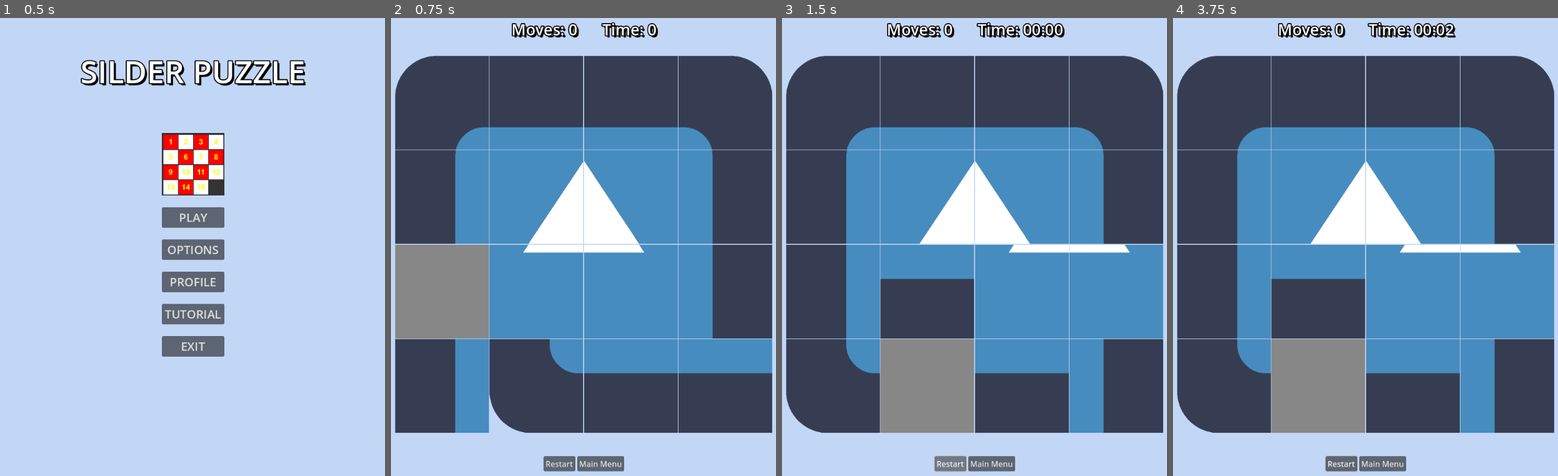
Above: before the commit, frames 1-4 (left to right).
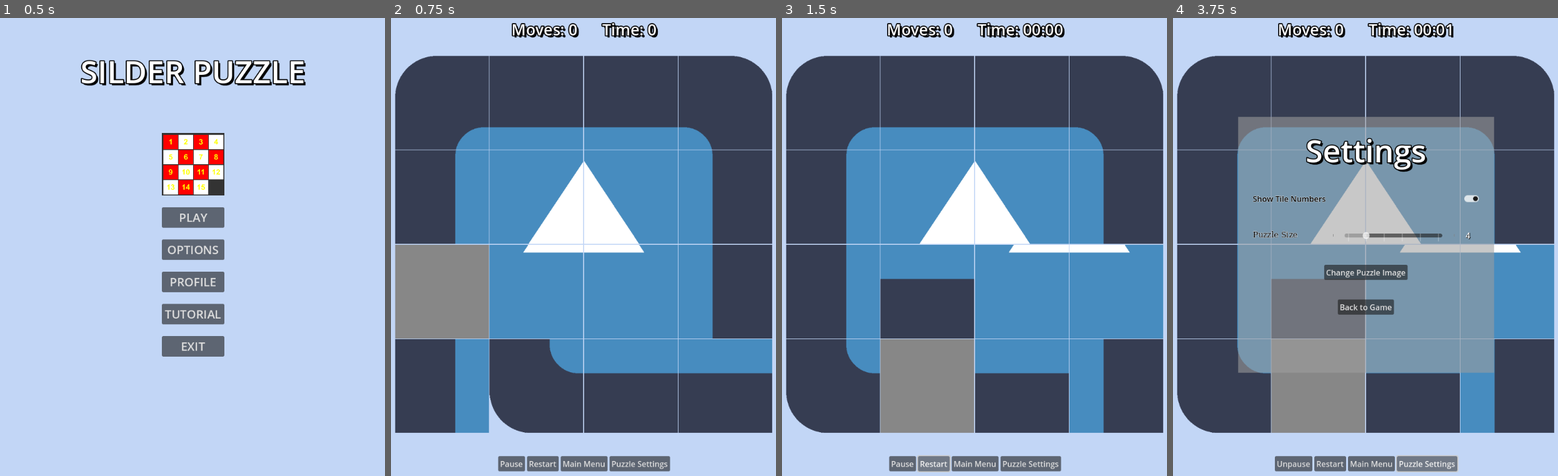
Above: after the commit, the same moments.

Repository: Lorenz-127/15_puzzle
Game: Godot game, scene res://Scenes/Main_Menu/main_menu.tscn
Same seed, same stepped clock (60 frames per second), same inputs: the game is played once before the commit and once after it. The engine's default icon, where the game draws it, is replaced by a stand-in: a white triangle on a blue panel in a dark square.
Inputs (mouse positions are in pixels of both pictures, inside the frame that each line leads up to):
- Up to frame 1 (0.5 s): no input
- Up to frame 2 (0.75 s): click "PLAY" at 0.5 s
- Up to frame 3 (1.5 s): click "Restart" at 1.25 s
- Up to frame 4 (3.75 s): click (1292, 462) at 2 s, where only the run after the commit has a clickable "Pause"; click (1292, 462) at 2.75 s, where only the run after the commit has a clickable "Unpause"; click (1423, 462) at 3.5 s, where only the run after the commit has a clickable "Puzzle Settings"

Frame 1 is identical in both runs. In frame 2, 1.0% of the frame differs, in the area x 27-73%, y 95-100%; in frame 3, 1.0%; in frame 4, 36%, in the area x 16-84%, y 1-100%.

Commit message:
Add pause function

Diff:
--- a/Scenes/In_Game_Menu/in_game_menu.gd
+++ b/Scenes/In_Game_Menu/in_game_menu.gd
@@ -5,17 +5,28 @@
 @onready var time_label = $MarginContainer/VBoxContainer/HBoxContainer/Time
 @onready var restart_btn = $MarginContainer/HBoxContainer2/RestartGameBtn
 @onready var main_menu_btn = $MarginContainer/HBoxContainer2/MainMenuBtn
+@onready var puzzle_settings_btn = $MarginContainer/HBoxContainer2/PuzzleSettingsBtn
+@onready var pause_game_btn = $MarginContainer/HBoxContainer2/PauseGameBtn
+@onready var animation_player = $AnimationPlayer
+
+var settings_scene: PackedScene = preload("res://Scenes/In_Game_Settings/in_game_settings.tscn")
+var settings_instance: Control = null
 
 var time_elapsed = 0
 var timer: Timer
+var is_paused = false
+var was_paused_before_settings = false
 
 func _ready():
 	connect_signals()
 	setup_timer()
+	setup_pause_group()
 
 func connect_signals():
 	restart_btn.pressed.connect(on_restart_pressed)
 	main_menu_btn.pressed.connect(on_main_menu_pressed)
+	puzzle_settings_btn.pressed.connect(on_SettingsButton_pressed)
+	pause_game_btn.pressed.connect(on_pause_game_pressed)
 	game.connect("move_made", on_move_made)
 	game.connect("puzzle_solved", on_puzzle_solved)
 
@@ -27,13 +38,36 @@
 	add_child(timer)
 	timer.start()
 
+func setup_pause_group():
+	game.add_to_group("Pausable")
+	timer.add_to_group("Pausable")
+
 func on_restart_pressed():
-	game.start_game()  # Call start_game() on the game instance
+	game.start_game()
 	reset_ui()
-	timer.start()  # Restart the timer
+	timer.start()
+	unpause_game()
 
 func on_main_menu_pressed():
 	get_tree().change_scene_to_file("res://Scenes/Main_Menu/main_menu.tscn")
+
+func on_SettingsButton_pressed():
+	was_paused_before_settings = is_paused
+	pause_game()
+	if not settings_instance:
+		settings_instance = settings_scene.instantiate()
+		add_child(settings_instance)
+		settings_instance.settings_closed.connect(on_settings_closed)
+
+func on_settings_closed():
+	settings_instance = null
+	if not was_paused_before_settings:
+		unpause_game()
+
+func on_SettingsScreen_hide_settings():
+	animation_player.play_backwards("show_settings")
+	if not was_paused_before_settings:
+		unpause_game()
 
 func on_move_made(moves):
 	moves_label.text = "Moves: " + str(moves)
@@ -55,3 +89,27 @@
 	time_elapsed = 0
 	update_time_label()
 	moves_label.text = "Moves: 0"
+
+func on_pause_game_pressed():
+	if is_paused:
+		unpause_game()
+	else:
+		pause_game()
+
+func pause_game():
+	if not is_paused:
+		is_paused = true
+		get_tree().call_group("Pausable", "set_process", false)
+		get_tree().call_group("Pausable", "set_physics_process", false)
+		get_tree().call_group("Pausable", "set_process_input", false)
+		timer.paused = true
+		pause_game_btn.text = "Unpause"
+
+func unpause_game():
+	if is_paused:
+		is_paused = false
+		get_tree().call_group("Pausable", "set_process", true)
+		get_tree().call_group("Pausable", "set_physics_process", true)
+		get_tree().call_group("Pausable", "set_process_input", true)
+		timer.paused = false
+		pause_game_btn.text = "Pause"
--- a/Scenes/In_Game_Menu/in_game_menu.tscn
+++ b/Scenes/In_Game_Menu/in_game_menu.tscn
@@ -1,11 +1,41 @@
-[gd_scene load_steps=4 format=3 uid="uid://q6rydfkmibjq"]
+[gd_scene load_steps=9 format=3 uid="uid://q6rydfkmibjq"]
 
 [ext_resource type="Script" path="res://Scenes/In_Game_Menu/in_game_menu.gd" id="1_a2ngh"]
 [ext_resource type="PackedScene" uid="uid://ce3dol4usu4yl" path="res://Scenes/game/game.tscn" id="1_j66xf"]
+[ext_resource type="PackedScene" uid="uid://cxeeymv3mrli" path="res://Scenes/In_Game_Settings/in_game_settings.tscn" id="3_pbdyh"]
 
 [sub_resource type="SystemFont" id="SystemFont_ugkqd"]
 font_names = PackedStringArray("Impact")
 subpixel_positioning = 0
+
+[sub_resource type="Animation" id="Animation_3pghc"]
+length = 0.001
+
+[sub_resource type="Animation" id="Animation_n3ai2"]
+resource_name = "puzzle_settings"
+
+[sub_resource type="Animation" id="Animation_bppbb"]
+resource_name = "show_settings"
+length = 0.2
+tracks/0/type = "value"
+tracks/0/imported = false
+tracks/0/enabled = true
+tracks/0/path = NodePath("InGameSettings:position")
+tracks/0/interp = 2
+tracks/0/loop_wrap = true
+tracks/0/keys = {
+"times": PackedFloat32Array(0, 0.2),
+"transitions": PackedFloat32Array(1, 1),
+"update": 0,
+"values": [Vector2(0, 1050), Vector2(0, 0)]
+}
+
+[sub_resource type="AnimationLibrary" id="AnimationLibrary_0foyc"]
+_data = {
+"RESET": SubResource("Animation_3pghc"),
+"puzzle_settings": SubResource("Animation_n3ai2"),
+"show_settings": SubResource("Animation_bppbb")
+}
 
 [node name="InGameMenu" type="Control"]
 layout_mode = 3
@@ -80,6 +110,10 @@
 size_flags_horizontal = 4
 size_flags_vertical = 8
 
+[node name="PauseGameBtn" type="Button" parent="MarginContainer/HBoxContainer2"]
+layout_mode = 2
+text = "Pause"
+
 [node name="RestartGameBtn" type="Button" parent="MarginContainer/HBoxContainer2"]
 layout_mode = 2
 text = "Restart"
@@ -87,3 +121,17 @@
 [node name="MainMenuBtn" type="Button" parent="MarginContainer/HBoxContainer2"]
 layout_mode = 2
 text = "Main Menu"
+
+[node name="PuzzleSettingsBtn" type="Button" parent="MarginContainer/HBoxContainer2"]
+layout_mode = 2
+text = "Puzzle Settings"
+
+[node name="AnimationPlayer" type="AnimationPlayer" parent="."]
+libraries = {
+"": SubResource("AnimationLibrary_0foyc")
+}
+
+[node name="InGameSettings" parent="." instance=ExtResource("3_pbdyh")]
+layout_mode = 1
+offset_top = 1050.0
+offset_bottom = 1050.0
--- /dev/null
+++ b/Scenes/In_Game_Settings/in_game_settings.gd
@@ -0,0 +1,15 @@
+extends Control
+
+signal settings_closed
+
+@onready var back_btn = $SettingsContainer/MarginContainer/VBoxContainer/BackBtn
+
+func _ready():
+	connect_signals()
+
+func connect_signals():
+	back_btn.pressed.connect(on_back_btn_pressed)
+
+func on_back_btn_pressed():
+	settings_closed.emit()  # Use the new syntax to emit the signal
+	queue_free()  # Remove the settings scene
--- /dev/null
+++ b/Scenes/In_Game_Settings/in_game_settings.tscn
@@ -0,0 +1,177 @@
+[gd_scene load_steps=8 format=3 uid="uid://cxeeymv3mrli"]
+
+[ext_resource type="FontFile" uid="uid://cee41gbx4l7p7" path="res://Assets/fonts/roboto_r_16.tres" id="1_04k6i"]
+[ext_resource type="Script" path="res://Scenes/In_Game_Settings/in_game_settings.gd" id="1_72aoq"]
+
+[sub_resource type="FontVariation" id="FontVariation_yewfp"]
+
+[sub_resource type="FontFile" id="FontFile_8im7c"]
+subpixel_positioning = 0
+msdf_pixel_range = 14
+msdf_size = 128
+cache/0/16/0/ascent = 0.0
+cache/0/16/0/descent = 0.0
+cache/0/16/0/underline_position = 0.0
+cache/0/16/0/underline_thickness = 0.0
+cache/0/16/0/scale = 1.0
+cache/0/32/0/ascent = 0.0
+cache/0/32/0/descent = 0.0
+cache/0/32/0/underline_position = 0.0
+cache/0/32/0/underline_thickness = 0.0
+cache/0/32/0/scale = 1.0
+
+[sub_resource type="Theme" id="Theme_ooq4r"]
+
+[sub_resource type="SystemFont" id="SystemFont_btr5c"]
+subpixel_positioning = 0
+
+[sub_resource type="Theme" id="Theme_5fykn"]
+default_font = SubResource("SystemFont_btr5c")
+default_font_size = 16
+
+[node name="InGameSettings" type="Control"]
+layout_mode = 3
+anchors_preset = 15
+anchor_right = 1.0
+anchor_bottom = 1.0
+grow_horizontal = 2
+grow_vertical = 2
+script = ExtResource("1_72aoq")
+
+[node name="SettingsContainer" type="MarginContainer" parent="."]
+layout_mode = 1
+anchors_preset = 15
+anchor_right = 1.0
+anchor_bottom = 1.0
+grow_horizontal = 2
+grow_vertical = 2
+theme_override_constants/margin_left = 250
+theme_override_constants/margin_top = 250
+theme_override_constants/margin_right = 250
+theme_override_constants/margin_bottom = 250
+
+[node name="ColorRect" type="ColorRect" parent="SettingsContainer"]
+layout_mode = 2
+color = Color(0.619608, 0.619608, 0.619608, 0.564706)
+
+[node name="MarginContainer" type="MarginContainer" parent="SettingsContainer"]
+layout_mode = 2
+theme_override_constants/margin_left = 24
+theme_override_constants/margin_top = 24
+theme_override_constants/margin_right = 24
+theme_override_constants/margin_bottom = 24
+
+[node name="VBoxContainer" type="VBoxContainer" parent="SettingsContainer/MarginContainer"]
+layout_mode = 2
+theme_override_constants/separation = 40
+
+[node name="TitleLabel" type="Label" parent="SettingsContainer/MarginContainer/VBoxContainer"]
+layout_mode = 2
+theme_override_colors/font_shadow_color = Color(0, 0, 0, 1)
+theme_override_colors/font_outline_color = Color(0, 0, 0, 1)
+theme_override_constants/shadow_offset_x = 4
+theme_override_constants/shadow_offset_y = 4
+theme_override_constants/outline_size = 8
+theme_override_fonts/font = SubResource("FontVariation_yewfp")
+theme_override_font_sizes/font_size = 64
+text = "Settings"
+horizontal_alignment = 1
+vertical_alignment = 1
+
+[node name="CheckButton" type="CheckButton" parent="SettingsContainer/MarginContainer/VBoxContainer"]
+layout_mode = 2
+size_flags_vertical = 0
+theme_override_colors/font_disabled_color = Color(0.18359, 0.18359, 0.18359, 1)
+theme_override_colors/font_hover_pressed_color = Color(0, 0, 0, 1)
+theme_override_colors/font_hover_color = Color(0, 0, 0, 1)
+theme_override_colors/font_pressed_color = Color(0, 0, 0, 1)
+theme_override_colors/font_focus_color = Color(0, 0, 0, 1)
+theme_override_colors/font_color = Color(0, 0, 0, 1)
+theme_override_colors/font_outline_color = Color(1, 1, 1, 1)
+theme_override_colors/icon_normal_color = Color(0, 0, 0, 1)
+theme_override_colors/icon_focus_color = Color(0, 0, 0, 1)
+theme_override_colors/icon_pressed_color = Color(0, 0, 0, 1)
+theme_override_colors/icon_hover_color = Color(0, 0, 0, 1)
+theme_override_colors/icon_hover_pressed_color = Color(0, 0, 0, 1)
+theme_override_colors/icon_disabled_color = Color(0, 0, 0, 1)
+theme_override_constants/outline_size = 2
+theme_override_fonts/font = ExtResource("1_04k6i")
+theme_override_font_sizes/font_size = 16
+theme_override_constants/check_v_offset = 0
+button_pressed = true
+action_mode = 0
+shortcut_feedback = false
+shortcut_in_tooltip = false
+text = "Show Tile Numbers"
+
+[node name="HBoxContainer" type="HBoxContainer" parent="SettingsContainer/MarginContainer/VBoxContainer"]
+custom_minimum_size = Vector2(0, 40)
+layout_mode = 2
+size_flags_vertical = 4
+theme_override_constants/separation = 40
+
+[node name="MarginContainer" type="MarginContainer" parent="SettingsContainer/MarginContainer/VBoxContainer/HBoxContainer"]
+layout_mode = 2
+size_flags_horizontal = 3
+theme_override_constants/margin_left = 6
+theme_override_constants/margin_right = 6
+
+[node name="HBoxContainer" type="HBoxContainer" parent="SettingsContainer/MarginContainer/VBoxContainer/HBoxContainer/MarginContainer"]
+layout_mode = 2
+size_flags_vertical = 4
+
+[node name="SizeLabel" type="Label" parent="SettingsContainer/MarginContainer/VBoxContainer/HBoxContainer/MarginContainer/HBoxContainer"]
+custom_minimum_size = Vector2(140, 0)
+layout_mode = 2
+tooltip_text = "Adjust Puzzle Size min. 3x3 max. 8x8"
+mouse_filter = 1
+theme_override_colors/font_color = Color(0, 0, 0, 1)
+theme_override_colors/font_outline_color = Color(1, 1, 1, 1)
+theme_override_constants/outline_size = 2
+theme_override_fonts/font = SubResource("FontFile_8im7c")
+theme_override_font_sizes/font_size = 16
+text = "Puzzle Size"
+
+[node name="VSeparator2" type="VSeparator" parent="SettingsContainer/MarginContainer/VBoxContainer/HBoxContainer/MarginContainer/HBoxContainer"]
+layout_mode = 2
+size_flags_horizontal = 4
+size_flags_vertical = 4
+theme = SubResource("Theme_ooq4r")
+theme_override_constants/separation = 40
+
+[node name="SizeSlider" type="HSlider" parent="SettingsContainer/MarginContainer/VBoxContainer/HBoxContainer/MarginContainer/HBoxContainer"]
+custom_minimum_size = Vector2(200, 32)
+layout_mode = 2
+size_flags_vertical = 1
+theme = SubResource("Theme_5fykn")
+min_value = 3.0
+max_value = 8.0
+value = 4.0
+rounded = true
+tick_count = 6
+ticks_on_borders = true
+
+[node name="VSeparator" type="VSeparator" parent="SettingsContainer/MarginContainer/VBoxContainer/HBoxContainer/MarginContainer/HBoxContainer"]
+layout_mode = 2
+size_flags_horizontal = 4
+size_flags_vertical = 4
+theme_override_constants/separation = 40
+
+[node name="SizeValue" type="Label" parent="SettingsContainer/MarginContainer/VBoxContainer/HBoxContainer/MarginContainer/HBoxContainer"]
+layout_mode = 2
+theme_override_colors/font_shadow_color = Color(0, 0, 0, 1)
+theme_override_colors/font_outline_color = Color(0, 0, 0, 1)
+text = "4"
+horizontal_alignment = 2
+
+[node name="ChangeImageBtn" type="Button" parent="SettingsContainer/MarginContainer/VBoxContainer"]
+layout_mode = 2
+size_flags_horizontal = 4
+text = "Change Puzzle Image"
+
+[node name="BackBtn" type="Button" parent="SettingsContainer/MarginContainer/VBoxContainer"]
+layout_mode = 2
+size_flags_horizontal = 4
+text = "Back to Game"
+
+[connection signal="pressed" from="SettingsContainer/MarginContainer/VBoxContainer/BackBtn" to="." method="_on_back_btn_pressed"]
--- a/Scripts/game/game.gd
+++ b/Scripts/game/game.gd
@@ -20,14 +20,32 @@
 	tiles.clear()
 	solved.clear()
 
+	# Calculate tile size
 	tile_size = get_viewport().get_visible_rect().size.x / 4
-	var image = Image.load_from_file("res://Assets/img/logo_godot.png")
-	var texture = ImageTexture.create_from_image(image)
-	var grey_image = Image.load_from_file("res://Assets/img/greytile.png")
-	var grey_texture = ImageTexture.create_from_image(grey_image)
-	$FullImage.texture = texture
+
+	# Load textures
+	var image = load("res://Assets/img/logo_godot.png")
+	if not image:
+		push_error("Failed to load logo image")
+		return
+
+	var grey_texture = load("res://Assets/img/greytile.png")
+	if not grey_texture:
+		push_error("Failed to load grey tile texture")
+		return
+
+	# Ensure image is of type Image
+	if image is Texture2D:
+		image = image.get_image()
+	if not image:
+		push_error("Failed to get image data from logo texture")
+		return
+
+	# Set full image texture
+	$FullImage.texture = ImageTexture.create_from_image(image)
 	$FullImage.hide()  # Hide the full picture at the beginning
 
+	# Create tiles
 	for j in range(4):
 		for i in range(4):
 			var region = Rect2i(i * tile_size, j * tile_size, tile_size, tile_size)
@@ -35,12 +53,9 @@
 			var new_texture = ImageTexture.create_from_image(new_image)
 			var new_tile = tile_scene.instantiate()
 			new_tile.position = Vector2(tile_size * i + tile_size/2 + i*2, tile_size * j + tile_size/2 + j*2)
-			new_tile.tile_name = "Tile" + str(j * 4 + i + 1)
-			if new_tile.tile_name == "Tile16":
-				new_tile.tile_texture = grey_texture
-				new_tile.real_texture = new_texture
-			else:
-				new_tile.tile_texture = new_texture
+			new_tile.tile_name = "Tile%d" % (j * 4 + i + 1)
+			new_tile.tile_texture = grey_texture if new_tile.tile_name == "Tile16" else new_texture
+			new_tile.real_texture = new_texture if new_tile.tile_name == "Tile16" else null
 			add_child(new_tile)
 			tiles.append(new_tile)
 
Not shown: 1 places in Scenes/Main_Menu/main_menu.tscn that only renumber resources
